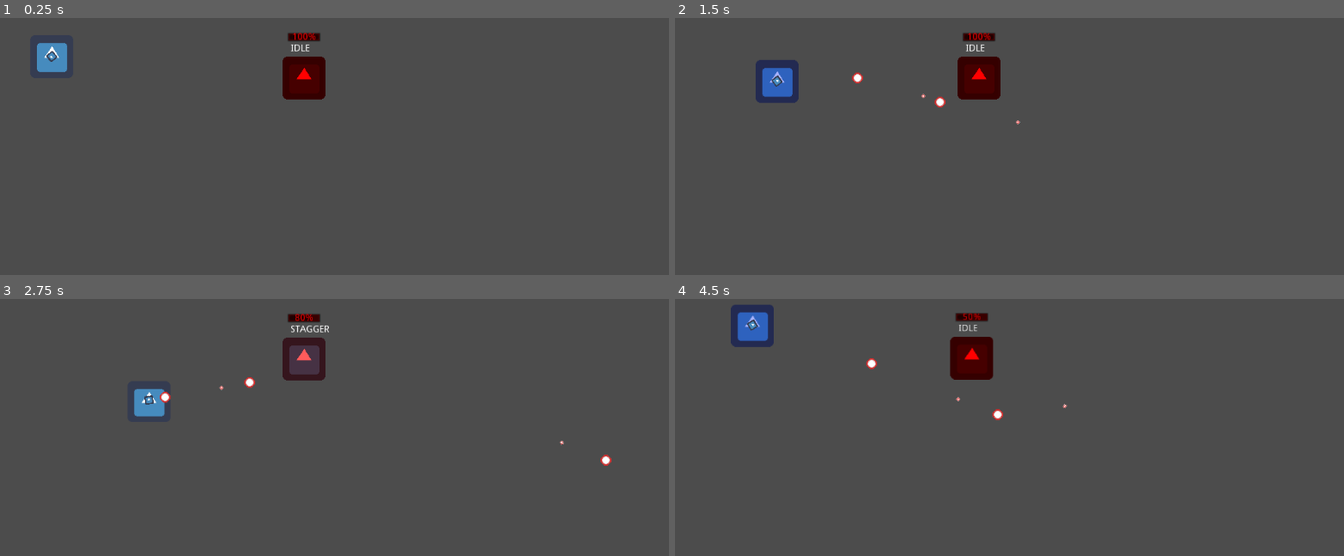
Above: before the commit, frames 1-4 (two rows, left to right).
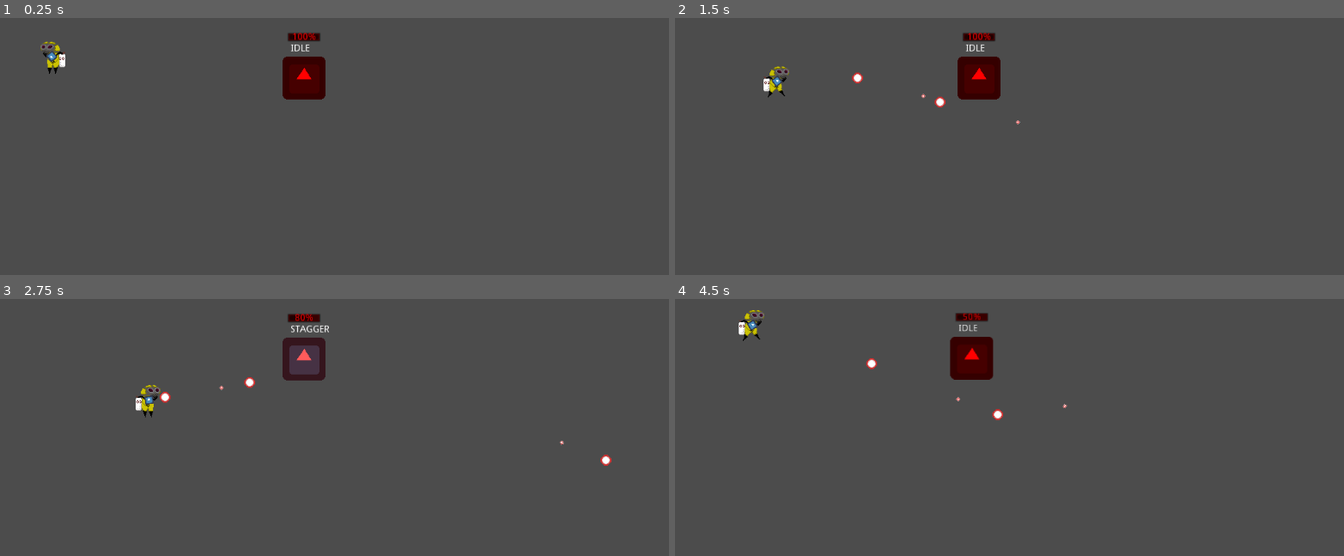
Above: after the commit, the same moments.

Repository: fralcalde/Game
Game: Godot game, scene res://Scenes/Test.tscn
The game is run twice, just before and just after one commit, with the same random seed, the same clock (stepped at 60 frames per second) and the same inputs. The project has no main scene, so this scene is started directly. The engine's default icon, where the game draws it, is replaced by a stand-in: a white triangle on a blue panel in a dark square.
Inputs (mouse positions are in pixels of both pictures, inside the frame that each line leads up to):
- Up to frame 1 (0.25 s): no input
- Up to frame 2 (1.5 s): move the mouse to (1149, 151) at 0.52 s; press the mouse at (1149, 151) at 0.53 s; hold D (right) 0.53-1.28 s; move the mouse to (862, 192) at 1.27 s; release the mouse at (862, 192) at 1.28 s; hold S (down) from 1.28 s (still down); tap Space (dash) at 1.35 s
- Up to frame 3 (2.75 s): move the mouse to (394, 363) at 2.02 s; release S (down) at 2.03 s; press the mouse at (394, 363) at 2.03 s; hold D (right) from 2.03 s (still down)
- Up to frame 4 (4.5 s): move the mouse to (969, 532) at 2.77 s; release D (right) at 2.78 s; release the mouse at (969, 532) at 2.78 s; hold W (up) 2.78-3.53 s; tap Space (dash) at 2.85, 4.35 s; move the mouse to (1203, 512) at 3.52 s; press the mouse at (1203, 512) at 3.53 s; hold A (left) from 3.53 s (still down); move the mouse to (795, 391) at 4.27 s; release the mouse at (795, 391) at 4.28 s

The runs differ from the first frame. In frame 1, 0.5% of the frame differs, in the area x 5-11%, y 9-22%; in frame 2, 1.0%, in the area x 12-19%, y 16-34%; in frame 3, 0.5%; in frame 4, 1.0%.

Commit message:
Added IDLE and MOVE animation placeholders for the main character

Diff:
--- a/Scenes/Player/Player.gd
+++ b/Scenes/Player/Player.gd
@@ -3,6 +3,7 @@
 
 onready var state_machine = $StateMachine.get("parameters/playback")
 onready var weapon = $Weapon
+onready var sprite = $AnimatedSprite
 
 var velocity = Vector2.ZERO
 export var max_speed = 100
@@ -45,6 +46,13 @@
 	return input
 
 
+func handle_mouse_input() -> void:
+	if get_global_mouse_position().x < global_position.x:
+		sprite.flip_h = true
+	else:
+		sprite.flip_h = false
+
+
 func dash() -> void:
 	if velocity.length() == 0:
 		velocity = Vector2.RIGHT * dash_multiplier
@@ -57,6 +65,8 @@
 
 
 func _physics_process(delta):
+	handle_mouse_input()
+
 	var current_state = state_machine.get_current_node()
 
 	if current_state == "IDLE" or current_state == "MOVE":
@@ -69,5 +79,5 @@
 		velocity = move_and_slide(velocity)
 
 
-func damage():
+func damage(_projectile):
 	print(self, " - Player hit!!")
--- a/Scenes/Player/Player.tscn
+++ b/Scenes/Player/Player.tscn
@@ -6,6 +6,12 @@
 [ext_resource path="res://Scenes/WeaponItem/WI_Projectiles/WI_SmallBullet.tscn" type="PackedScene" id=4]
 [ext_resource path="res://Scenes/WeaponItem/WI_Projectiles/WI_BigBullet.tscn" type="PackedScene" id=5]
 [ext_resource path="res://Sprites/SmallBullet/SmallBullet.png" type="Texture" id=6]
+[ext_resource path="res://Sprites/Player/PlagueGuy3.png" type="Texture" id=7]
+[ext_resource path="res://Sprites/Player/PlagueGuy1.png" type="Texture" id=8]
+[ext_resource path="res://Sprites/Player/PlagueGuy2.png" type="Texture" id=9]
+[ext_resource path="res://Sprites/Player/PlagueGuy4.png" type="Texture" id=10]
+[ext_resource path="res://Sprites/Player/MOVE_PlagueGuy2.png" type="Texture" id=11]
+[ext_resource path="res://Sprites/Player/MOVE_PlagueGuy1.png" type="Texture" id=12]
 
 [sub_resource type="AnimationNodeAnimation" id=1]
 animation = "DASH"
@@ -22,7 +28,6 @@
 [sub_resource type="AnimationNodeStateMachineTransition" id=5]
 
 [sub_resource type="AnimationNodeStateMachineTransition" id=6]
-switch_mode = 2
 
 [sub_resource type="AnimationNodeStateMachineTransition" id=7]
 
@@ -47,7 +52,7 @@
 states/MOVE/position = Vector2( 398, 72 )
 transitions = [ "IDLE", "MOVE", SubResource( 5 ), "MOVE", "IDLE", SubResource( 6 ), "IDLE", "DASH", SubResource( 7 ), "MOVE", "DASH", SubResource( 8 ), "DASH", "IDLE", SubResource( 9 ), "IDLE", "DIE", SubResource( 10 ), "MOVE", "DIE", SubResource( 11 ) ]
 start_node = "IDLE"
-graph_offset = Vector2( -293, -169 )
+graph_offset = Vector2( -309, -75 )
 
 [sub_resource type="AnimationNodeStateMachinePlayback" id=13]
 
@@ -134,6 +139,18 @@
 "transitions": PoolRealArray( 1 ),
 "update": 0,
 "values": [ Color( 1, 1, 1, 1 ) ]
+}
+tracks/3/type = "value"
+tracks/3/path = NodePath("AnimatedSprite:animation")
+tracks/3/interp = 1
+tracks/3/loop_wrap = true
+tracks/3/imported = false
+tracks/3/enabled = true
+tracks/3/keys = {
+"times": PoolRealArray( 0 ),
+"transitions": PoolRealArray( 1 ),
+"update": 1,
+"values": [ "IDLE" ]
 }
 
 [sub_resource type="Animation" id=17]
@@ -163,15 +180,41 @@
 "update": 0,
 "values": [ Vector2( 0, 0 ), Vector2( 0, 5 ), Vector2( 0, 0 ) ]
 }
+tracks/2/type = "value"
+tracks/2/path = NodePath("AnimatedSprite:animation")
+tracks/2/interp = 1
+tracks/2/loop_wrap = true
+tracks/2/imported = false
+tracks/2/enabled = true
+tracks/2/keys = {
+"times": PoolRealArray( 0 ),
+"transitions": PoolRealArray( 1 ),
+"update": 1,
+"values": [ "MOVE" ]
+}
 
 [sub_resource type="CircleShape2D" id=18]
 radius = 31.5453
+
+[sub_resource type="SpriteFrames" id=19]
+animations = [ {
+"frames": [ ExtResource( 8 ), ExtResource( 9 ), ExtResource( 7 ), ExtResource( 10 ) ],
+"loop": true,
+"name": "IDLE",
+"speed": 5.0
+}, {
+"frames": [ ExtResource( 12 ), ExtResource( 11 ) ],
+"loop": true,
+"name": "MOVE",
+"speed": 5.0
+} ]
 
 [node name="Player" type="KinematicBody2D"]
 collision_layer = 2
 script = ExtResource( 2 )
 
 [node name="Sprite" type="Sprite" parent="."]
+visible = false
 texture = ExtResource( 1 )
 
 [node name="StateMachine" type="AnimationTree" parent="."]
@@ -189,6 +232,12 @@
 [node name="CollisionShape2D" type="CollisionShape2D" parent="."]
 shape = SubResource( 18 )
 
+[node name="AnimatedSprite" type="AnimatedSprite" parent="."]
+frames = SubResource( 19 )
+animation = "IDLE"
+frame = 2
+playing = true
+
 [node name="Weapon" parent="." instance=ExtResource( 3 )]
 scale = Vector2( 0.2, 0.2 )
 init_fire_rate = 0.2
Not shown: 1 places in Scenes/Player/Player.tscn that only renumber resources
Binary file added: Sprites/Player/MOVE_PlagueGuy1.png
Not shown, added: Sprites/Player/MOVE_PlagueGuy1.png.import
Binary file added: Sprites/Player/MOVE_PlagueGuy2.png
Not shown, added: Sprites/Player/MOVE_PlagueGuy2.png.import
Binary file changed: Sprites/Player/PlagueGuy.png
Binary file added: Sprites/Player/PlagueGuy1.png
Not shown, added: Sprites/Player/PlagueGuy1.png.import
Binary file added: Sprites/Player/PlagueGuy2.png
Not shown, added: Sprites/Player/PlagueGuy2.png.import
Binary file added: Sprites/Player/PlagueGuy3.png
Not shown, added: Sprites/Player/PlagueGuy3.png.import
(and 2 more such lines)
